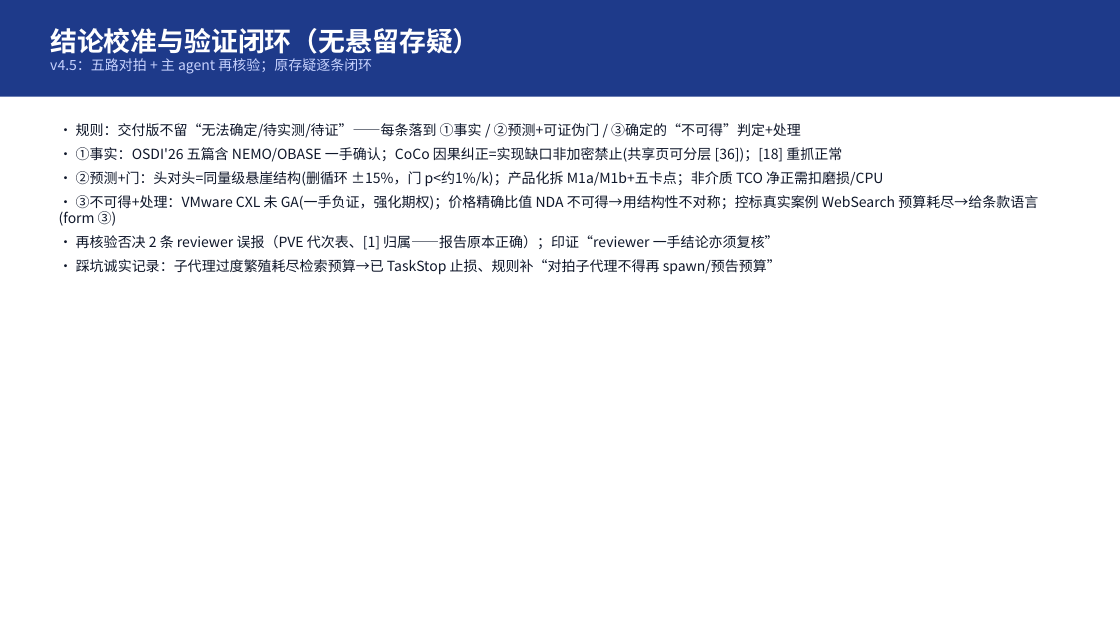
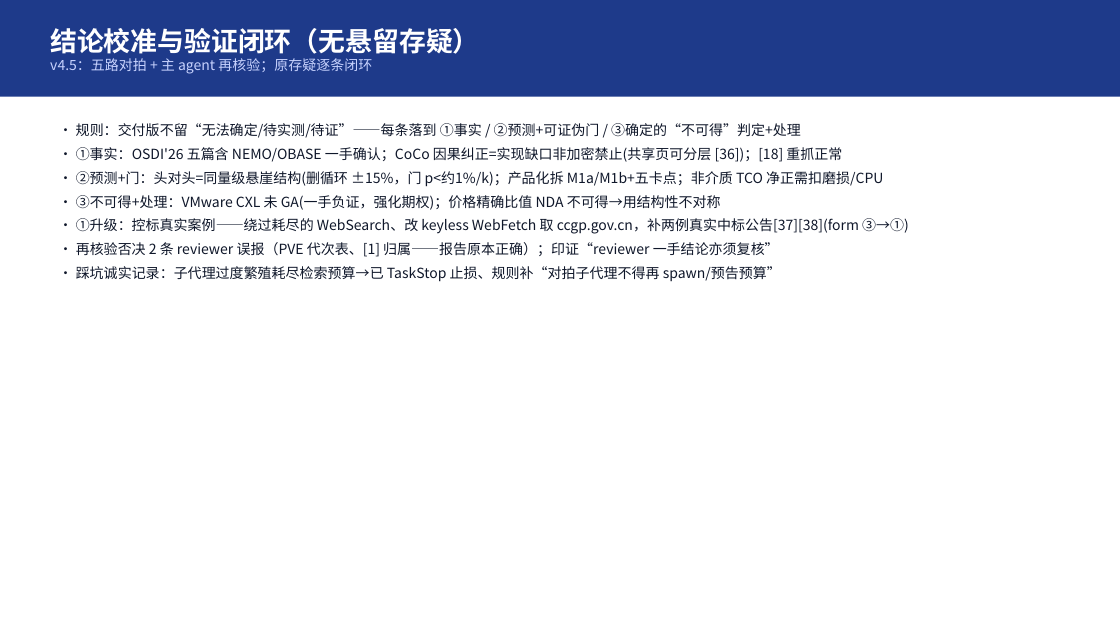
Before and after one commit to turtacn/storm, a slide deck: slide 16 of docs/harness-sop/examples/memory-tiring-p2v/mt-v1.pptx. Drawn at 1120x630 pixels with LibreOffice and Linux fonts; fonts in the diff are those of the drawing. Boxes give left, top, right and bottom in pixels: in the first picture for what was removed or moved away, otherwise in the second. Text is boxed around its words. In the diff, an @@ line names an element or a change of style, - is before the commit and + after.

```diff
--- a/docs/harness-sop/examples/memory-tiring-p2v/mt-v1.pptx
+++ b/docs/harness-sop/examples/memory-tiring-p2v/mt-v1.pptx
@@ text at [76, 195, 909, 234]: text changed @@
-• ③不可得+处理：VMware CXL 未 GA(一手负证，强化期权)；价格精确比值 NDA 不可得→用结构性不对称；控标真实案例 WebSearch 预算耗尽→给条款语言(form ③)
+• ③不可得+处理：VMware CXL 未 GA(一手负证，强化期权)；价格精确比值 NDA 不可得→用结构性不对称
+• ①升级：控标真实案例——绕过耗尽的 WebSearch、改 keyless WebFetch 取 ccgp.gov.cn，补两例真实中标公告[37][38](form ③→①)
```
Also in this commit, not shown: 1 other slide changed, 2 other files.
